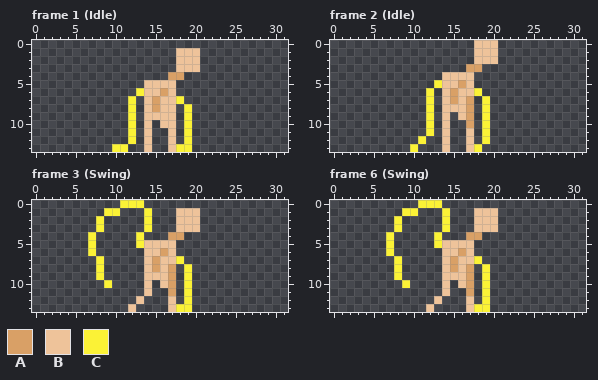
Pixel-art file -- art/ase/longArm.aseprite. The picture above is the old version.
32x14 pixels, 13 frames. Shown: frame 1 (Idle), frame 2 (Idle), frame 3 (Swing), frame 6 (Swing). The commit also changed other frames, which this record leaves out.
Palette (. is transparent): A #d9a066  B #eec39a  C #fbf236
Pixels before, frame 1 (Idle), first column x 10:
 1 ........BBB
 2 ........BBB
 3 ........BBB
 4 .......AA..
 5 ....BBBB...
 6 ...CBBAB...
 7 ..C.BABBC..
 8 ..C.BABB.C.
 9 ..C.BBBB.C.
10 ..C.B.BB.C.
11 ..C.B..B.C.
12 ..C.B..B.C.
13 CC..B..BCC.
Pixels before, frame 2 (Idle), first column x 10:
 0 ........BBB
 1 ........BBB
 2 ........BBB
 3 .......AA..
 4 ....BBBB...
 5 ...CBBAB...
 6 ..C.BABBC..
 7 ..C.BABA.C.
 8 ..C.BBBA.C.
 9 ..C.B.BA.C.
10 ..C.B..A.C.
11 ..C.B..B.C.
12 .C..B..B.C.
13 C...B..BC..
Pixels before, frame 3 (Swing), first column x 7:
 0 ....CCC.......
 1 ..CC...C...BBB
 2 .C.....C...BBB
 3 .C.....C...BBB
 4 C.....C...AA..
 5 C.....CBBBB...
 6 C......BBAB...
 7 .C.....BABBC..
 8 .C.....BABA.C.
 9 .C.....BBBA.C.
10 ..C....B.BA.C.
11 .......B..A.C.
12 ......B...B.C.
13 .....B....BCC.
Pixels before, frame 6 (Swing), first column x 7:
 0 ....CCC.......
 1 ..CC...C...BBB
 2 .C.....C...BBB
 3 .C.....C...BBB
 4 C.....C...AA..
 5 C.....CBBBB...
 6 C......BBAB...
 7 .C.....BABBC..
 8 .C.....BABA.C.
 9 .C.....BBBA.C.
10 ..C....B.BA.C.
11 .......B..A.C.
12 ......B...B.C.
13 .....B....BCC.
After:
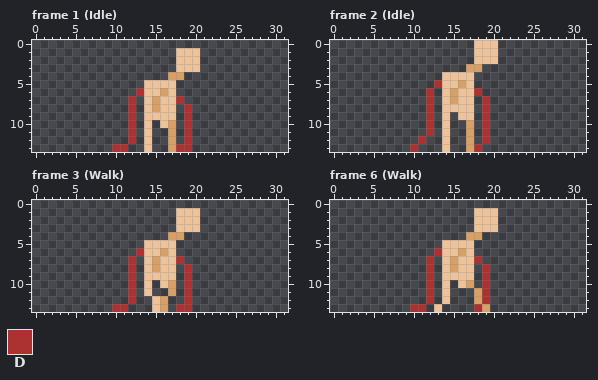
Colours new in this view: D #ac3232
Commit: add long arm walk animation
The exact change:
Changed rows in their new state; - is an unchanged pixel.
Frame 1 (Idle):
first column x 10:
 6 ---D------
 7 --D-----D-
 8 --D------D
 9 --D------D
10 --D----A-D
11 --D----A-D
12 --D----A-D
13 DD-----ADD
Frame 2 (Idle):
first column x 10:
 5 ---D------
 6 --D-----D-
 7 --D----B-D
 8 --D----B-D
 9 --D----B-D
10 --D------D
11 --D----A-D
12 -D-----A-D
13 D------AD-
Frame 3 (Walk):
first column x 7:
 0 ----...------
 1 --..---.-----
 2 -.-----.-----
 3 -.-----.-----
 4 .-----.------
 5 .-----.------
 6 .-----D------
 7 -.---D-----D-
 8 -.---D----B-D
 9 -.---D----B-D
10 --.--D------D
11 -----D------D
12 -----D.-BA.-D
13 ---DD.--BA.DD
Frame 6 (Walk):
first column x 7:
 0 ----...------
 1 --..---.-----
 2 -.-----.-----
 3 -.-----.-----
 4 .-----.------
 5 .-----.------
 6 .-----D------
 7 -.---D-----D-
 8 -.---D----B-D
 9 -.---D----B-D
10 --.--D------D
11 -----D----.AD
12 -----D.B--.AD
13 ---DD.B---.DA
